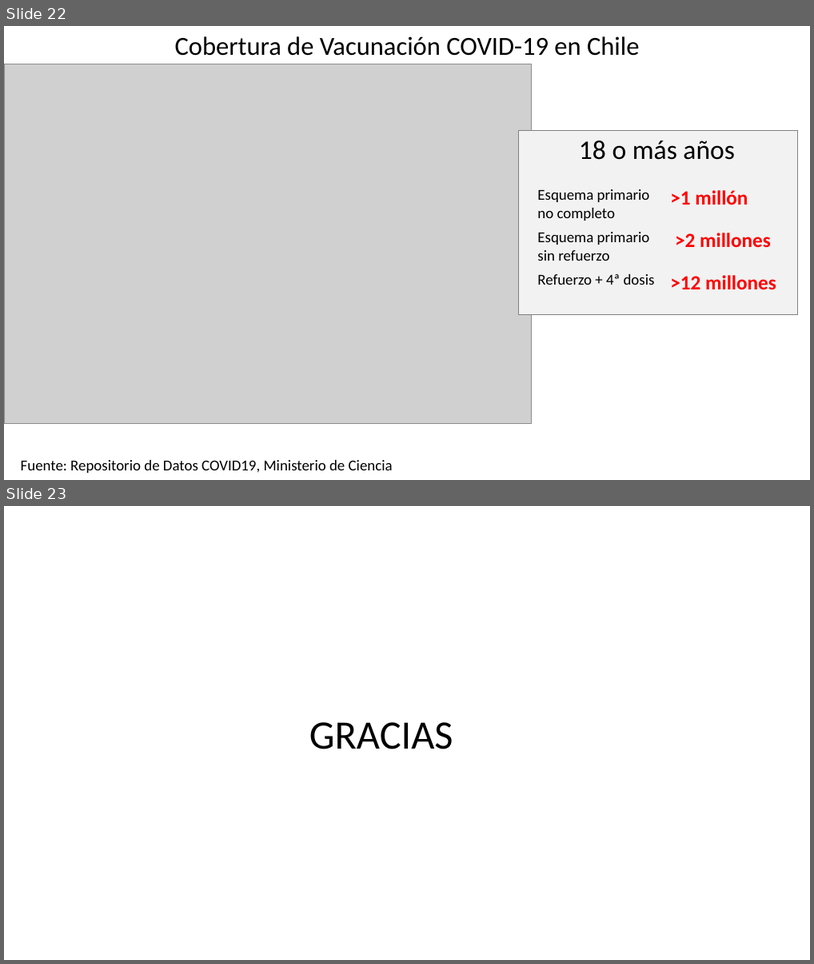
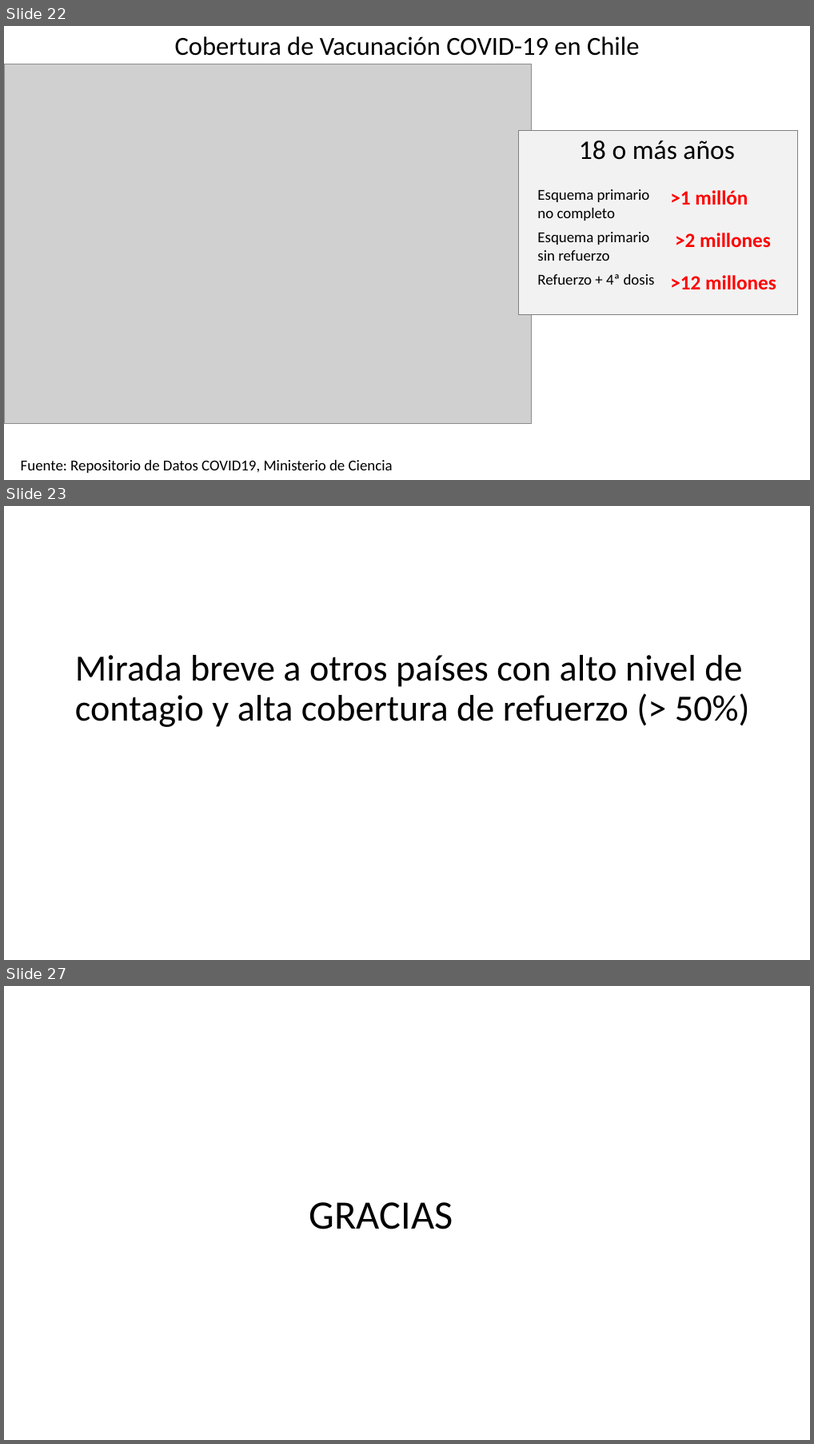
Before and after one commit to dataCovid19CL/capsulasSemanales, a slide deck: DATOS COVID Chile 2022 02 05.pptx. Shown one above the other, each under a label of ours: slides 22 and 23 before the commit, slides 22, 23 and 27 after it; the slides between them are not shown. The pictures are 814x964 and 814x1444 pixels, drawn with LibreOffice and Linux fonts; fonts in the diff are those of the drawing; grey boxes stand for pictures. Boxes give left, top, right and bottom in pixels: in the first picture for what was removed or moved away, otherwise in the second. Text is boxed around its words. In the diff, an @@ line names an element or a change of style, - is before the commit and + after.

```diff
--- a/DATOS COVID Chile 2022 02 05.pptx
+++ b/DATOS COVID Chile 2022 02 05.pptx
@@ slide 23 added at (x1=4, y1=506, x2=810, y2=960), background #FFFFFF @@
@@ title added at (x1=75, y1=655, x2=750, y2=727), 44 pt, text #000000 @@
+Mirada breve a otros países con alto nivel de contagio y alta cobertura de refuerzo (> 50%)
@@ what was slide 23 is now slide 27 @@
```
Also in this commit, not shown: 4 slides changed, 3 other slides added, 1 slide removed.
